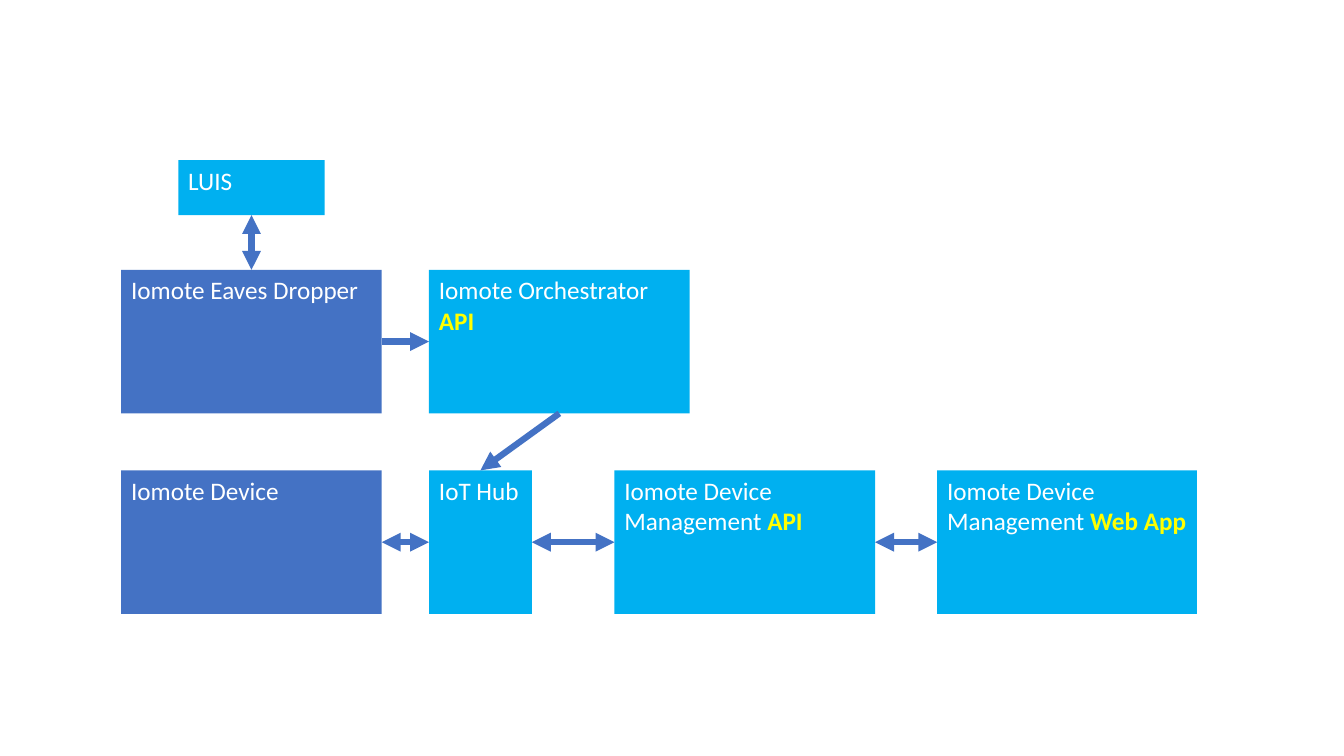
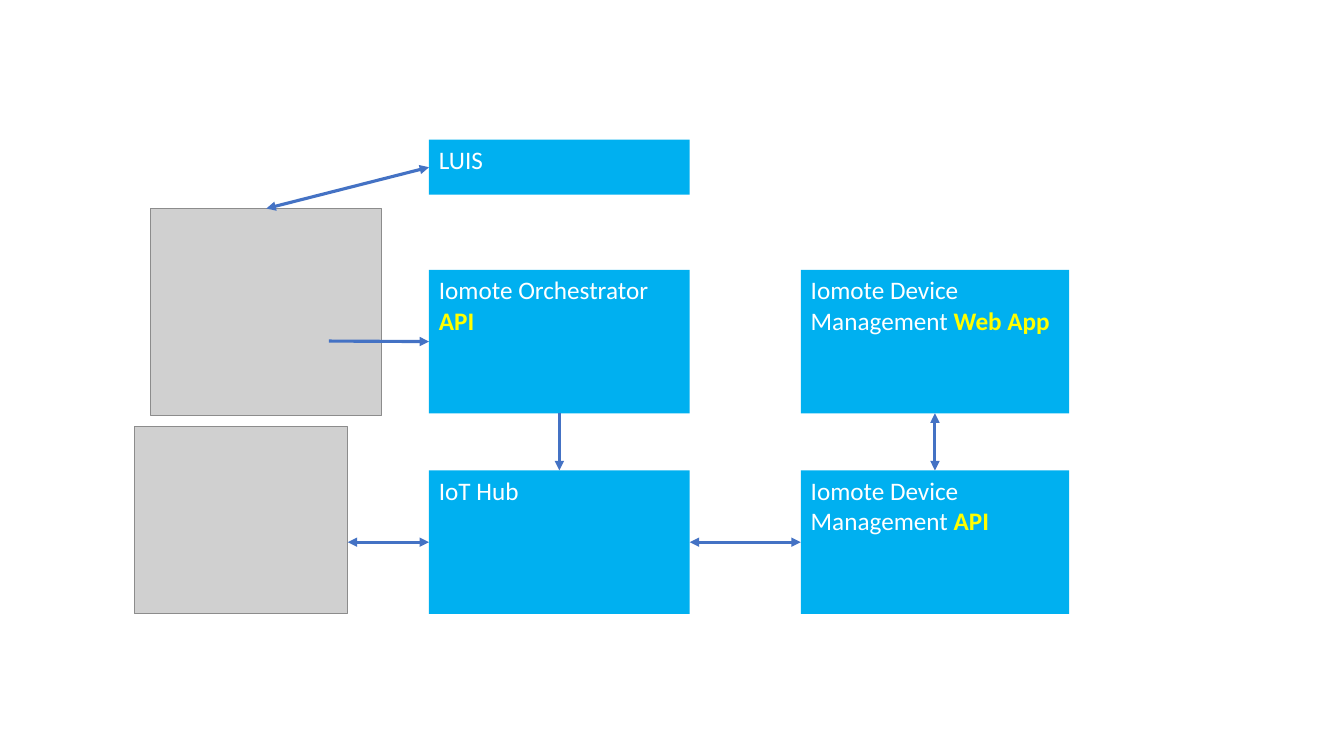
Before and after one commit to valeryjacobs/IomoteIoTHackfest, a slide deck: slide 1 of Architecture.pptx. Drawn at 1344x756 pixels with LibreOffice and Linux fonts; fonts in the diff are those of the drawing; grey boxes stand for pictures. Boxes give left, top, right and bottom in pixels: in the first picture for what was removed or moved away, otherwise in the second. Text is boxed around its words. In the diff, an @@ line names an element or a change of style, - is before the commit and + after.

```diff
--- a/Architecture.pptx
+++ b/Architecture.pptx
@@ rectangle "LUIS": place and size @@
-rectangle "LUIS" at [178, 160, 325, 216]
+rectangle "LUIS" at [430, 140, 691, 196]
@@ double arrow moved from (251, 215) - (251, 270) to (430, 167) - (266, 209) @@
@@ double arrow (430, 167) - (266, 209): stroke #4472C4 4.5 pt to #4472C4 2.25 pt @@
@@ picture added at [151, 209, 382, 415] @@
@@ rectangle removed at [121, 270, 382, 413] @@
-Iomote Eaves Dropper
@@ rectangle "Iomote Device Management Web App": place and size @@
-rectangle "Iomote Device Management Web App" at [938, 471, 1198, 614]
+rectangle "Iomote Device Management Web App" at [801, 270, 1069, 413]
@@ arrow moved from (382, 342) - (430, 342) to (329, 341) - (430, 342) @@
@@ arrow (329, 341) - (430, 342): stroke #4472C4 4.5 pt to #4472C4 2.25 pt @@
@@ arrow moved from (560, 413) - (481, 471) to (560, 413) - (560, 471) @@
@@ arrow (560, 413) - (560, 471): stroke #4472C4 4.5 pt to #4472C4 2.25 pt @@
@@ double arrow moved from (938, 542) - (875, 542) to (936, 413) - (936, 471) @@
@@ double arrow (936, 413) - (936, 471): stroke #4472C4 4.5 pt to #4472C4 2.25 pt @@
@@ picture added at [134, 426, 347, 614] @@
@@ rectangle removed at [121, 471, 382, 614] @@
-Iomote Device
@@ rectangle "IoT Hub": place and size @@
-rectangle "IoT Hub" at [430, 471, 532, 614]
+rectangle "IoT Hub" at [430, 471, 691, 614]
@@ rectangle "Iomote Device Management API": place and size @@
-rectangle "Iomote Device Management API" at [615, 471, 876, 614]
+rectangle "Iomote Device Management API" at [801, 471, 1069, 614]
@@ double arrow moved from (430, 542) - (382, 542) to (430, 542) - (348, 542) @@
@@ double arrow (430, 542) - (348, 542): stroke #4472C4 4.5 pt to #4472C4 2.25 pt @@
@@ double arrow moved from (615, 542) - (532, 542) to (801, 542) - (690, 542) @@
@@ double arrow (801, 542) - (690, 542): stroke #4472C4 4.5 pt to #4472C4 2.25 pt @@
```
Also in this commit, not shown: 6 other files.
